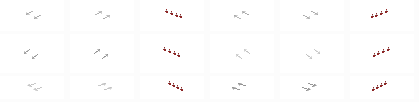
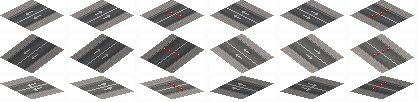
The second 420px x 102px image is a revision of the first. Changes to its layers:
showed "Layer 17" over box(0, 0, 414, 99)
